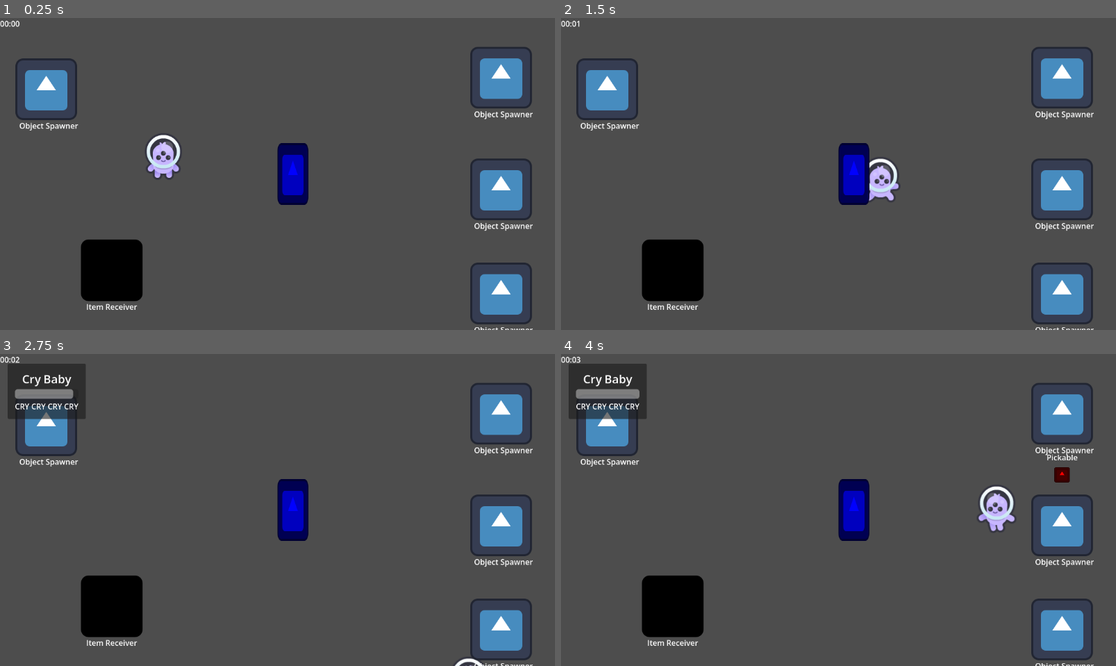
Above: before the commit, frames 1-4 (two rows, left to right).
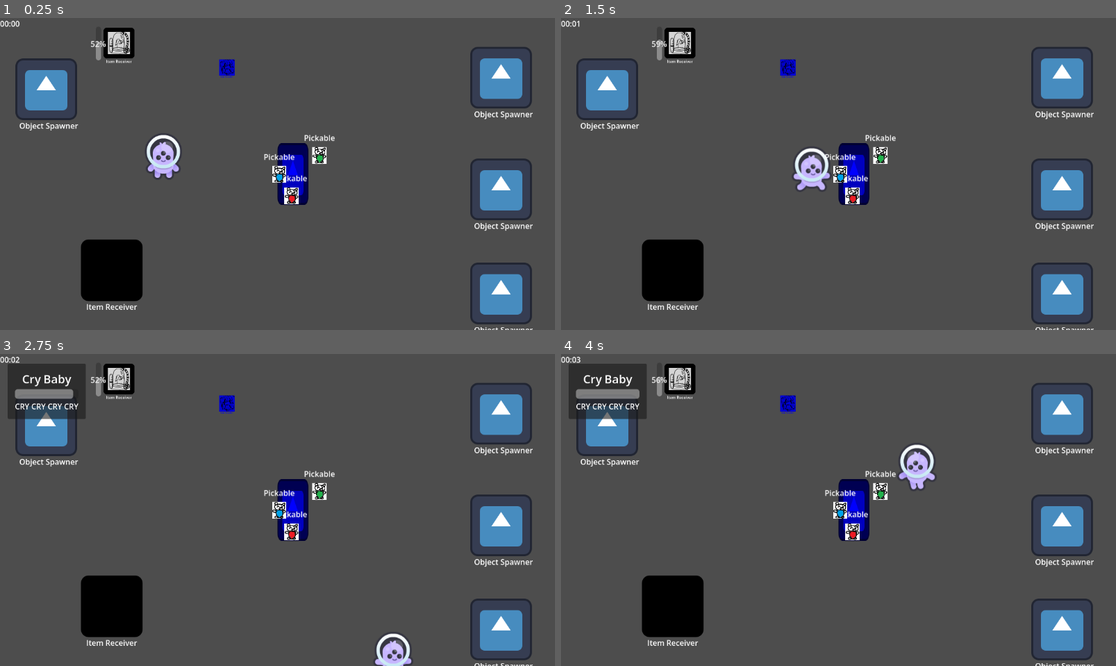
Above: after the commit, the same moments.

Repository: CamaraoLendario/Chaotic-Plants
Game: Godot game, scene res://main_world.tscn
Same seed, same stepped clock (60 frames per second), same inputs: the game is played once before the commit and once after it. The engine's default icon, where the game draws it, is replaced by a stand-in: a white triangle on a blue panel in a dark square.
Inputs (mouse positions are in pixels of both pictures, inside the frame that each line leads up to):
- Up to frame 1 (0.25 s): no input
- Up to frame 2 (1.5 s): move the mouse to (960, 158) at 0.52 s; hold D (Right) 0.53-1.28 s; tap F (Drop) at 0.6 s; move the mouse to (727, 189) at 1.27 s; hold S (Down) from 1.28 s (still down); tap E (Interact) at 1.35 s
- Up to frame 3 (2.75 s): move the mouse to (333, 441) at 2.02 s; release S (Down) at 2.03 s; hold D (Right) from 2.03 s (still down); click (333, 441) at 2.1 s
- Up to frame 4 (4 s): move the mouse to (810, 572) at 2.77 s; release D (Right) at 2.78 s; hold W (Up) 2.78-3.53 s; tap F (Drop) at 2.85 s; move the mouse to (1005, 556) at 3.52 s; hold A (Left) from 3.53 s (still down); tap E (Interact) at 3.6 s

The runs differ from the first frame. In frame 1, 1.4% of the frame differs, in the area x 16-61%, y 3-60%; in frame 2, 2.4%; in frame 3, 1.9%; in frame 4, 2.7%, in the area x 16-94%, y 3-60%.
Error after the commit: Invalid access to property or key 'interactionStarted' on a base object of type 'null instance'. (res://Plants/base_plant.gd:38)

Commit message:
Merge branch 'idk-I-may-have-fucked-up-but-at-least-this-commit-is-the-most-recent-version-and-it-works'

Diff:
--- a/Plants/Cry Baby/cry_baby.gd
+++ b/Plants/Cry Baby/cry_baby.gd
@@ -7,14 +7,22 @@
 
 var beAnnoyingTimeInterval: float = 1
 var ownedTeddyBears: Array[TeddyBear]
+var be_annoying_timer: Timer = Timer.new()
 
 var IsCrying: bool:
 	get():
 		return _isCrying
 	set(value):
 		_isCrying = value
-		if (_isCrying): modulate = Color.BLUE
-		else: modulate = Color.WHITE
+		if (_isCrying):
+			modulate = Color.BLUE
+			isGrowing = false
+		else:
+			modulate = Color.WHITE
+			isGrowing = true
+			if (be_annoying_timer.is_stopped()):
+				print("STARTING TIMER")
+				be_annoying_timer.start(beAnnoyingTimeInterval)
 
 var _isCrying: bool = true
 
@@ -37,19 +45,20 @@
 func _ready() -> void:
 	super._ready()
 
-
-
-	modulate = Color.BLUE
+	IsCrying = true
 	itemReceiver.picked_up_object.connect(update_held_item)
 	itemReceiver.dropped_object.connect(update_held_item)
 
-	#AddBeAnnoyingTimer()
+	AddBeAnnoyingTimer()
 	SpawnTeddyBears()
 
+func _physics_process(delta: float) -> void:
+	super._physics_process(delta)
+	print(growProgress)
+
 func AddBeAnnoyingTimer():
-	var be_annoying_timer: Timer = new().Timer()
+	be_annoying_timer.one_shot = true
 	add_child(be_annoying_timer)
-	be_annoying_timer.start(beAnnoyingTimeInterval)
 	be_annoying_timer.timeout.connect(be_annoying)
 
 func be_annoying():
@@ -57,9 +66,11 @@
 	possibleTeddyBears.remove_at(WantedTeddyBear)
 	if(randi_range(0, 1) == 0):
 		WantedTeddyBear = possibleTeddyBears[randi_range(0, 1)]
+	else:
+		be_annoying_timer.start(beAnnoyingTimeInterval)
 
 func update_held_item(_obj: Pickable):
-	var currentHeldObject = _obj.owner
+	var currentHeldObject = itemReceiver.get_held_object()
 	print(self, " held item updated. new object: ", currentHeldObject)
 	if (currentHeldObject is TeddyBear):
 		var newTeddyBear = currentHeldObject as TeddyBear
--- a/Plants/plant_item_receiver.tscn
+++ b/Plants/plant_item_receiver.tscn
@@ -15,6 +15,7 @@
 objectHolder = NodePath("ObjectHolder")
 
 [node name="InteractReceiver" type="Area2D" parent="." unique_id=415589104 node_paths=PackedStringArray("objectHolder")]
+collision_mask = 5
 script = ExtResource("2_eqv4n")
 objectHolder = NodePath("../ObjectHolder")
 metadata/_custom_type_script = "uid://b3owvnlpfrkpo"
--- a/Plants/steamy/steamy.gd
+++ b/Plants/steamy/steamy.gd
@@ -52,4 +52,4 @@
 
 	var waterBucket: WaterBucket = obj.owner
 	itemReceiver.objectHolder.drop().owner.queue_free()
-	itemReceiver.objectHolder.start_holding(waterBucket.pickable)
+	add_water()
--- a/Plants/steamy/steamy.tscn
+++ b/Plants/steamy/steamy.tscn
@@ -75,10 +75,10 @@
 animation = &"stage0"
 
 [node name="ProgressBar" type="ProgressBar" parent="." index="4" unique_id=311369693]
-offset_left = 44.0
-offset_top = 11.0
-offset_right = 70.0
-offset_bottom = 180.0
+offset_left = -48.0
+offset_top = -34.0
+offset_right = -37.23077
+offset_bottom = 36.0
 max_value = 1.0
 step = 0.001
 value = 0.5
--- a/Plants/steamy/water_bucket.tscn
+++ b/Plants/steamy/water_bucket.tscn
@@ -5,3 +5,6 @@
 
 [node name="water_bucket" unique_id=794916380 instance=ExtResource("1_stp0t")]
 script = ExtResource("2_vhjcy")
+
+[node name="Label" parent="." index="1" unique_id=2048095712]
+text = "BUCKET"
--- a/main_world.tscn
+++ b/main_world.tscn
@@ -5,11 +5,26 @@
 [ext_resource type="PackedScene" uid="uid://bq3gnd6nxn01p" path="res://object_spawner.tscn" id="2_uoqbt"]
 [ext_resource type="Resource" uid="uid://4andksvgn7yo" path="res://game_state/levels/level0Data.tres" id="2_uue8y"]
 [ext_resource type="Script" uid="uid://d1p357dnn4txx" path="res://time_label.gd" id="5_uue8y"]
-[ext_resource type="PackedScene" uid="uid://boeg2lf46fjjr" path="res://Plants/Cry Baby/cry_baby.tscn" id="5_vqk0m"]
+[ext_resource type="PackedScene" uid="uid://cl48nnwb65guv" path="res://Plants/steamy/water_bucket.tscn" id="5_v7yd6"]
 [ext_resource type="PackedScene" uid="uid://ulelhqvpd2il" path="res://Plants/plant_item_receiver.tscn" id="5_whfra"]
 [ext_resource type="Script" uid="uid://do6arsnvfb00a" path="res://request_list_view.gd" id="7_7ktct"]
 [ext_resource type="PackedScene" uid="uid://c7hl623304u1e" path="res://game_state/views/request_view.tscn" id="7_aac4l"]
 [ext_resource type="PackedScene" path="res://interact/delivery.tscn" id="9_uks48"]
+[ext_resource type="Shader" uid="uid://bvni52b27fb52" path="res://Plants/base_plant.gdshader" id="11_ko8m6"]
+[ext_resource type="PackedScene" uid="uid://dygk3vngr7bt" path="res://Plants/steamy/steamy.tscn" id="13_v7yd6"]
+[ext_resource type="PackedScene" uid="uid://boeg2lf46fjjr" path="res://Plants/Cry Baby/cry_baby.tscn" id="13_wly0c"]
+
+[sub_resource type="ShaderMaterial" id="ShaderMaterial_v7yd6"]
+resource_local_to_scene = true
+shader = ExtResource("11_ko8m6")
+shader_parameter/startTime = 0.0
+shader_parameter/animate = false
+
+[sub_resource type="ShaderMaterial" id="ShaderMaterial_wly0c"]
+resource_local_to_scene = true
+shader = ExtResource("11_ko8m6")
+shader_parameter/startTime = 0.0
+shader_parameter/animate = false
 
 [node name="Node2D" type="Node2D" unique_id=1937000729 node_paths=PackedStringArray("plantSpawners", "delivery") groups=["World"]]
 script = ExtResource("1_3etub")
@@ -24,7 +39,7 @@
 
 [node name="ObjectSpawner" parent="." unique_id=1063420533 instance=ExtResource("2_uoqbt")]
 position = Vector2(-480, -176)
-spawnScene = ExtResource("5_vqk0m")
+spawnScene = ExtResource("5_v7yd6")
 
 [node name="PlantItemReceiver" parent="." unique_id=1216653505 instance=ExtResource("5_whfra")]
 position = Vector2(-344, 200)
@@ -62,6 +77,14 @@
 
 [node name="Delivery" parent="." unique_id=1179291177 instance=ExtResource("9_uks48")]
 
+[node name="Steamy" parent="." unique_id=1634396651 instance=ExtResource("13_v7yd6")]
+material = SubResource("ShaderMaterial_v7yd6")
+position = Vector2(-329, -272)
+
+[node name="Cry Baby" parent="." unique_id=629364572 instance=ExtResource("13_wly0c")]
+material = SubResource("ShaderMaterial_wly0c")
+position = Vector2(-105, -221)
+
 [connection signal="spawnedObject" from="PlantSpawner1" to="." method="on_plant_spawned"]
 [connection signal="spawnedObject" from="PlantSpawner2" to="." method="on_plant_spawned"]
 [connection signal="spawnedObject" from="PlantSpawner3" to="." method="on_plant_spawned"]
Not shown: 1 places in Plants/steamy/steamy.tscn that only renumber resources
